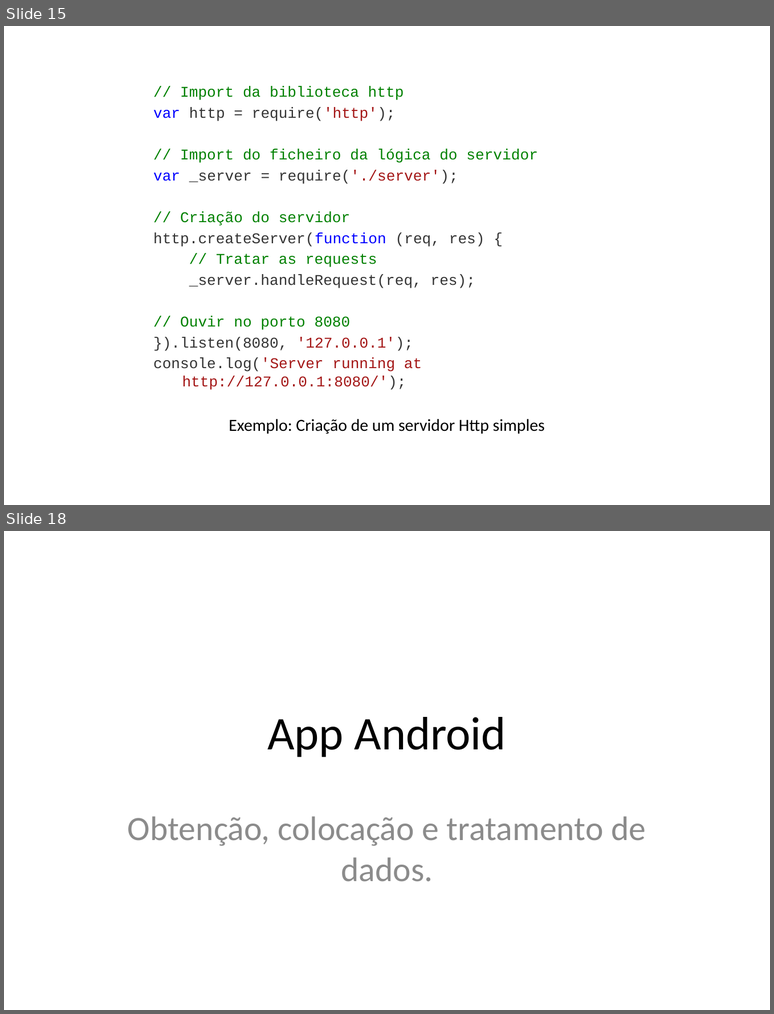
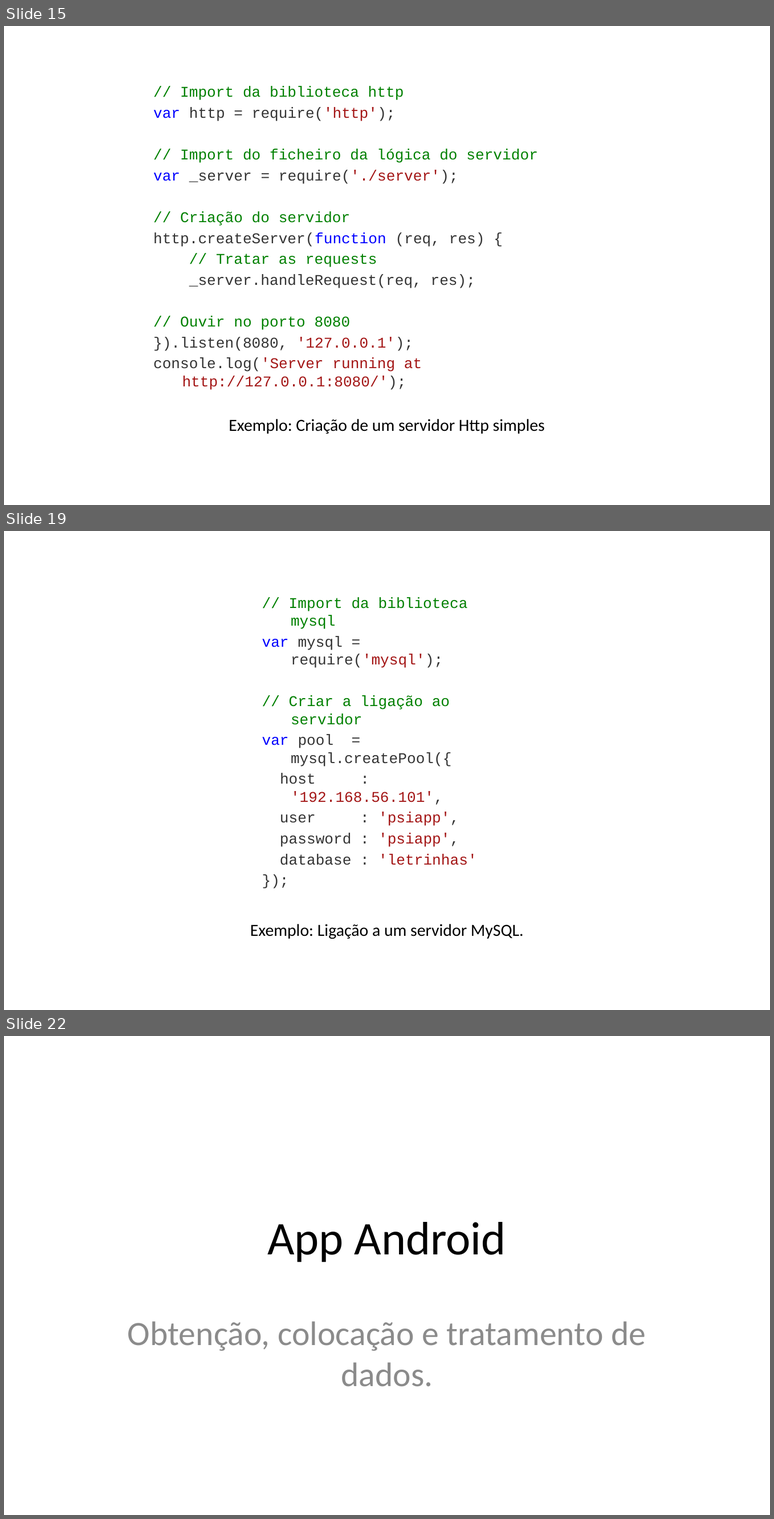
Before and after one commit to iptomar/letrinhas_si, a slide deck: Apresentacoes/v01.pptx. Shown one above the other, each under a label of ours: slides 15 and 18 before the commit, slides 15, 19 and 22 after it; the slides between them are not shown. The pictures are 774x1014 and 774x1519 pixels, drawn with LibreOffice and Linux fonts; fonts in the diff are those of the drawing; background and template pictures are left out. Boxes give left, top, right and bottom in pixels: in the first picture for what was removed or moved away, otherwise in the second. Text is boxed around its words. In the diff, an @@ line names an element or a change of style, - is before the commit and + after.

Commit message:
Versão final da apresentação. Adicionados exemplos de conectividade MySQL em Node.JS.

```diff
--- a/Apresentacoes/v01.pptx
+++ b/Apresentacoes/v01.pptx
@@ slide 19 added at bbox=[4, 531, 770, 1010], background #FFFFFF @@
@@ text added at bbox=[262, 598, 477, 865], 14 pt, text #333333 @@
+// Import da biblioteca mysql
+var mysql = require('mysql');
+// Criar a ligação ao servidor
+var pool = mysql.createPool({
+host : '192.168.56.101',
+user : 'psiapp',
+password : 'psiapp',
+database : 'letrinhas'
+});
@@ text added at bbox=[250, 924, 524, 939], 16 pt, text #000000 @@
+Exemplo: Ligação a um servidor MySQL.
@@ what was slide 18 is now slide 22 @@
```
Also in this commit, not shown: 3 slides changed, 4 other slides added, 2 other files.
